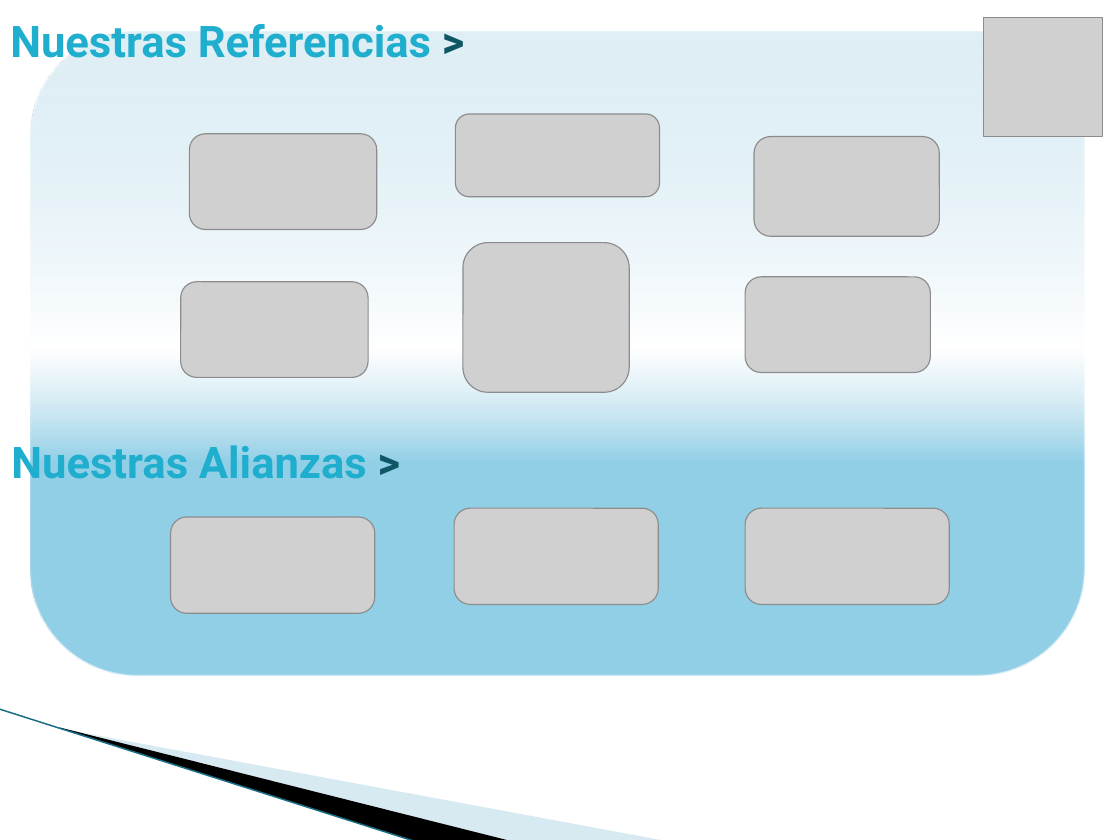
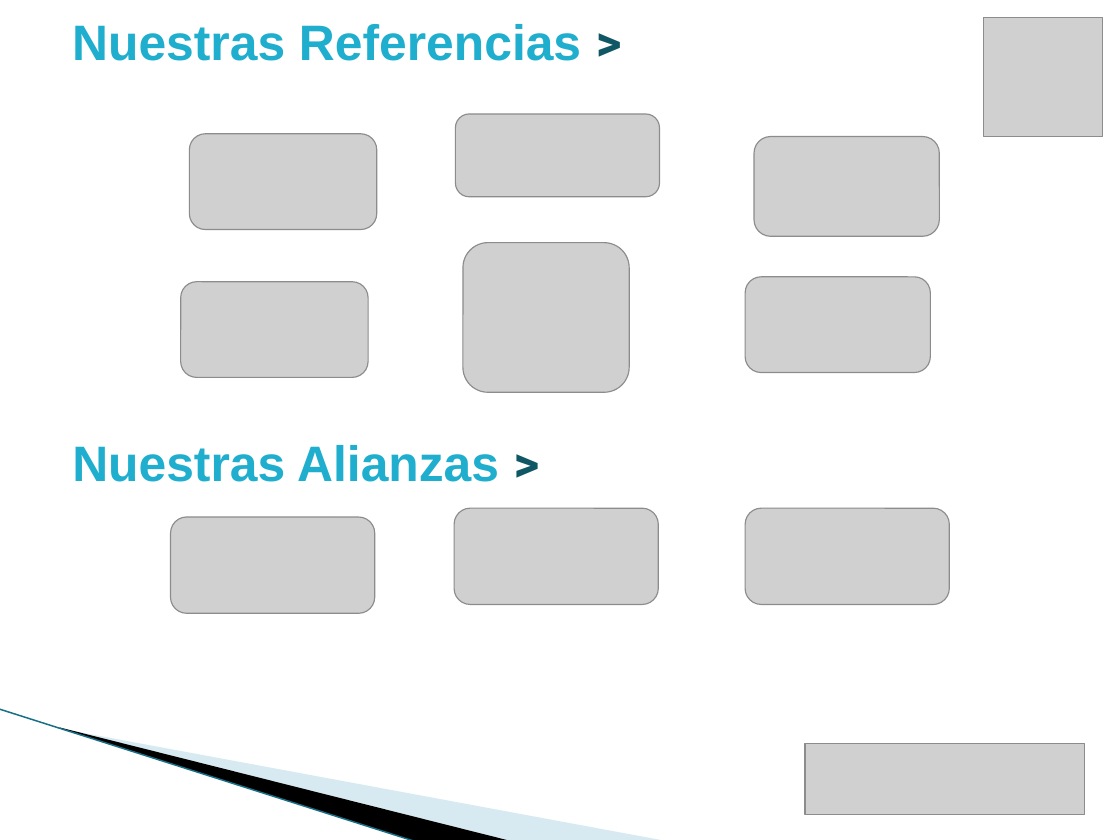
Before and after one commit to vicky1404/rev-ii, a slide deck: slide 5 of docs/comercial/brochure_2.pptx. Drawn at 1120x840 pixels with LibreOffice and Linux fonts; fonts in the diff are those of the drawing; grey boxes stand for pictures; background and template pictures are left out. Boxes give left, top, right and bottom in pixels: in the first picture for what was removed or moved away, otherwise in the second. Text is boxed around its words. In the diff, an @@ line names an element or a change of style, - is before the commit and + after.

```diff
--- a/docs/comercial/brochure_2.pptx
+++ b/docs/comercial/brochure_2.pptx
@@ text "Nuestras Referencias >" at [72,24,581,61]: size 28 to 32 pt, font Roboto to Arial @@
@@ text "Nuestras Referencias >": place and size @@
-text "Nuestras Referencias >" at [10,24,431,58]
+text "Nuestras Referencias >" at [72,24,581,61]
@@ rounded rectangle removed at [31,32,1085,676] @@
@@ title "Nuestras Alianzas >": place and size @@
-title "Nuestras Alianzas >" at [11,438,367,489]
+title "Nuestras Alianzas >" at [72,445,499,482]
@@ title "Nuestras Alianzas >" at [72,445,499,482]: size 28 to 32 pt, font Roboto to Arial @@
@@ picture added at [805,744,1085,814] @@
```
Also in this commit, not shown: 23 other slides changed, 1 slide added.
